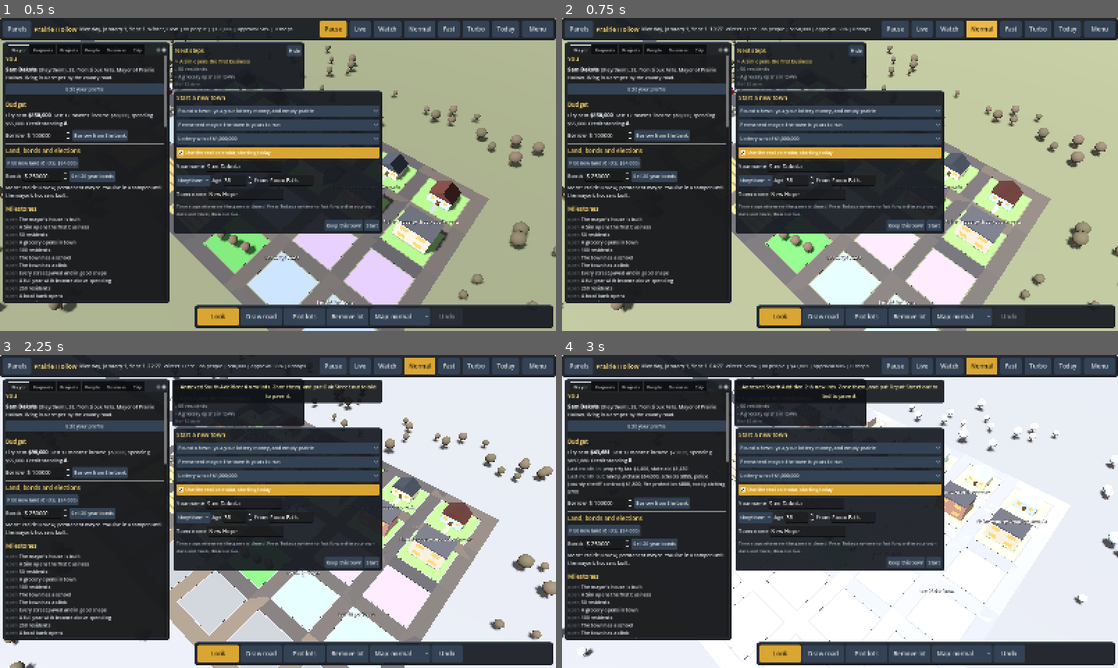
Above: before the commit, frames 1-4 (two rows, left to right).
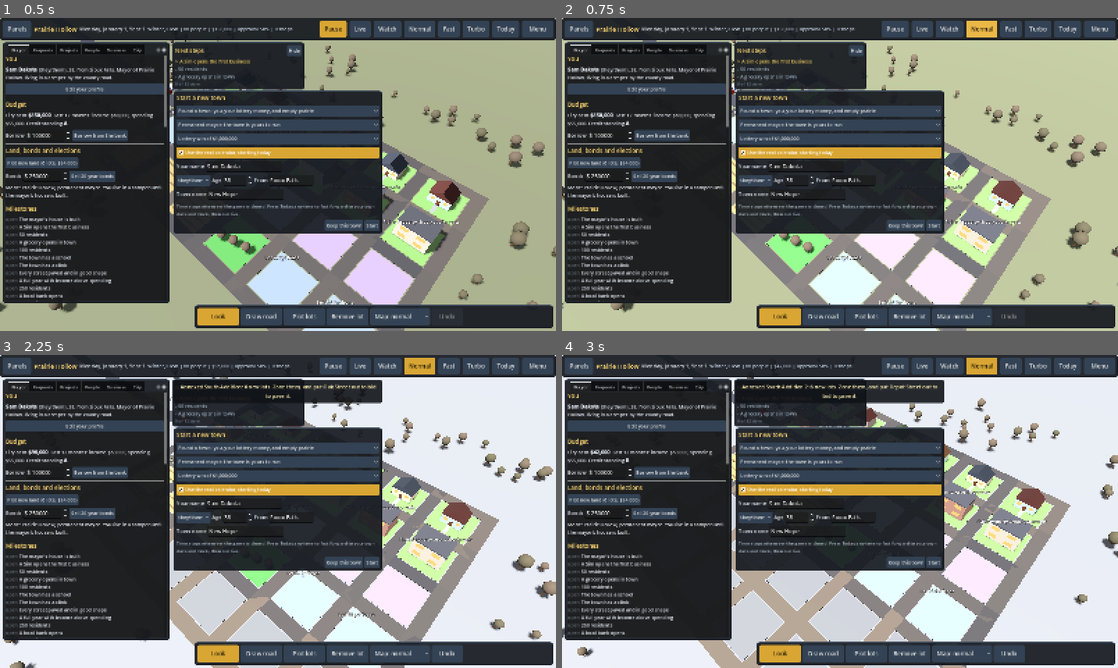
Above: after the commit, the same moments.

Repository: KeiphCodes/Tap-War
Game: Godot game, scene res://town/main.tscn
Same seed, same stepped clock (60 frames per second), same inputs: the game is played once before the commit and once after it.
Inputs:
- Up to frame 1 (0.5 s): no input
- Up to frame 2 (0.75 s): click "Normal" at 0.5 s
- Up to frame 3 (2.25 s): click "Normal" at 1.25 s; click "Plot new land (6 lots, $54,00…" at 2 s
- Up to frame 4 (3 s): click "Plot new land (6 lots, $54,00…" at 2.75 s

Frame 1 is identical in both runs. In frame 2, 0.2% of the frame differs, in the area x 26-56%, y 2-5%; in frame 3, 0.2%; in frame 4, 19%, in the area x 1-100%, y 2-100%.

Commit message:
Revert: Normal speed shows Sims still again, as before
Co-Authored-By: Claude Opus 5.5 <noreply@anthropic.com>
Claude-Session: https://claude.ai/code/session_01SmfCcwLG5uoExxrbwbvfme

Diff:
--- a/town/main.gd
+++ b/town/main.gd
@@ -138,10 +138,8 @@
 	hud.refresh_top()
 
 
-## Live, Watch and Normal run the clock hour by hour so Sims move at that speed;
-## Fast and Turbo jump a week or a month at a time and show everyone still.
 func is_hourly() -> bool:
-	return speed == 1 or speed == 2 or speed == 3
+	return speed == 1 or speed == 2
 
 
 ## Live speed runs one game second per real second. Matching the real date fast
@@ -229,8 +227,7 @@
 		if _dirty_t <= 0.0:
 			autosave()
 	sound.weather = world.weather
-	# at Normal a day lasts three seconds: keep the daytime sounds steady
-	sound.daytime = (hour > 6.0 and hour < 20.0) or view.time_scale > 1000.0
+	sound.daytime = hour > 6.0 and hour < 20.0
 	sound.season = LTCalendar.season(world.day)
 	sound.ambience = view.street_level()
 	sound.city = view.audio
--- a/town/view.gd
+++ b/town/view.gd
@@ -1214,9 +1214,7 @@
 	var h: float = length / (DRIVE_UPH if car else WALK_UPH)
 	h = maxf(h, 2.0 / 60.0)
 	if time_scale > 1.5:
-		# Normal packs a day into three seconds: trips there only need a moment
-		var min_real: float = MIN_TRIP_REAL_S if time_scale <= 1000.0 else 0.3
-		h = maxf(h, min_real * time_scale / 3600.0)
+		h = maxf(h, MIN_TRIP_REAL_S * time_scale / 3600.0)
 	return h
 
 
@@ -1300,13 +1298,11 @@
 func animate(delta: float, hour: float, watch: bool) -> void:
 	_watch_mode = watch
 	_last_hour = hour
-	# sun and sky follow the hour in Live and Watch; at Normal a day lasts three
-	# seconds, so the light holds at midday instead of flashing day and night
-	var light_hour: float = hour if time_scale <= 1000.0 else FREEZE_HOUR
-	var day_t: float = (light_hour - 6.0) / 12.0
+	# sun and sky follow the hour in watch mode
+	var day_t: float = (hour - 6.0) / 12.0
 	var elev: float = sin(clampf(day_t, 0.0, 1.0) * PI)
 	sun.rotation = Vector3(-deg_to_rad(8.0 + 62.0 * elev), deg_to_rad(-60.0 + 120.0 * clampf(day_t, 0.0, 1.0)), 0.0)
-	var night: bool = light_hour < 6.0 or light_hour > 19.5
+	var night: bool = hour < 6.0 or hour > 19.5
 	sun.light_energy = 0.05 if night else 0.35 + elev * 0.9
 	var sky: Color = Color(0.62, 0.78, 0.92)
 	if w.weather == "Rain" or w.weather == "Storm":
@@ -1315,7 +1311,7 @@
 		sky = Color(0.78, 0.8, 0.84)
 	if night:
 		sky = Color(0.06, 0.08, 0.15)
-	elif light_hour < 7.5 or light_hour > 18.0:
+	elif hour < 7.5 or hour > 18.0:
 		sky = sky.lerp(Color(0.95, 0.6, 0.4), 0.45)
 	env.background_color = env.background_color.lerp(sky, clampf(delta * 2.0, 0.0, 1.0))
 	env.ambient_light_energy = 0.25 if night else 0.55
Not shown, changed: docs/DECISIONS.md
